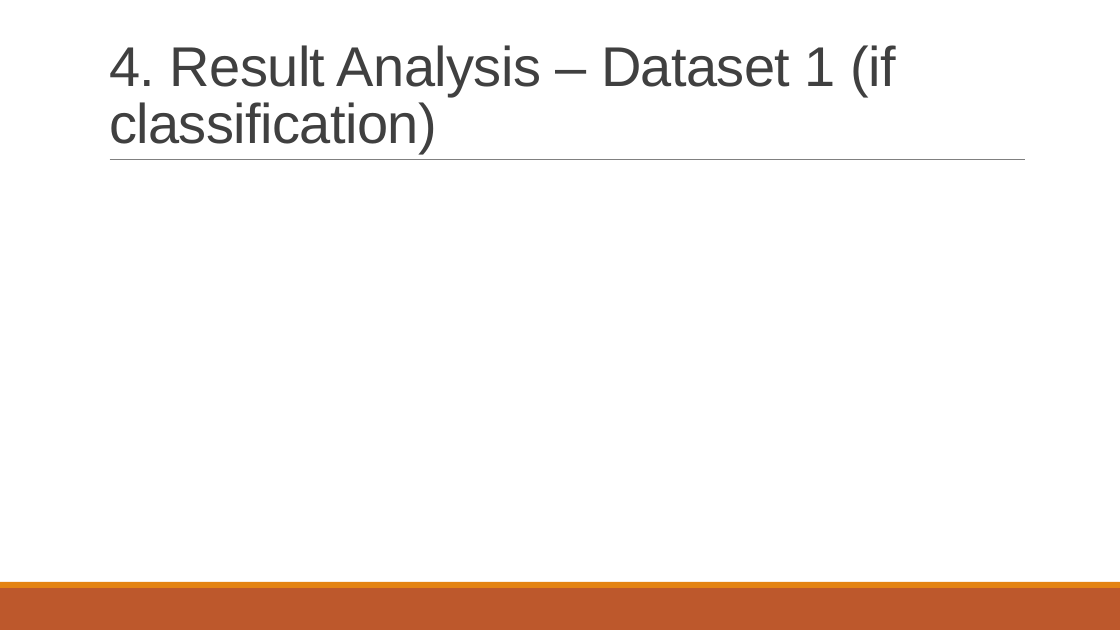
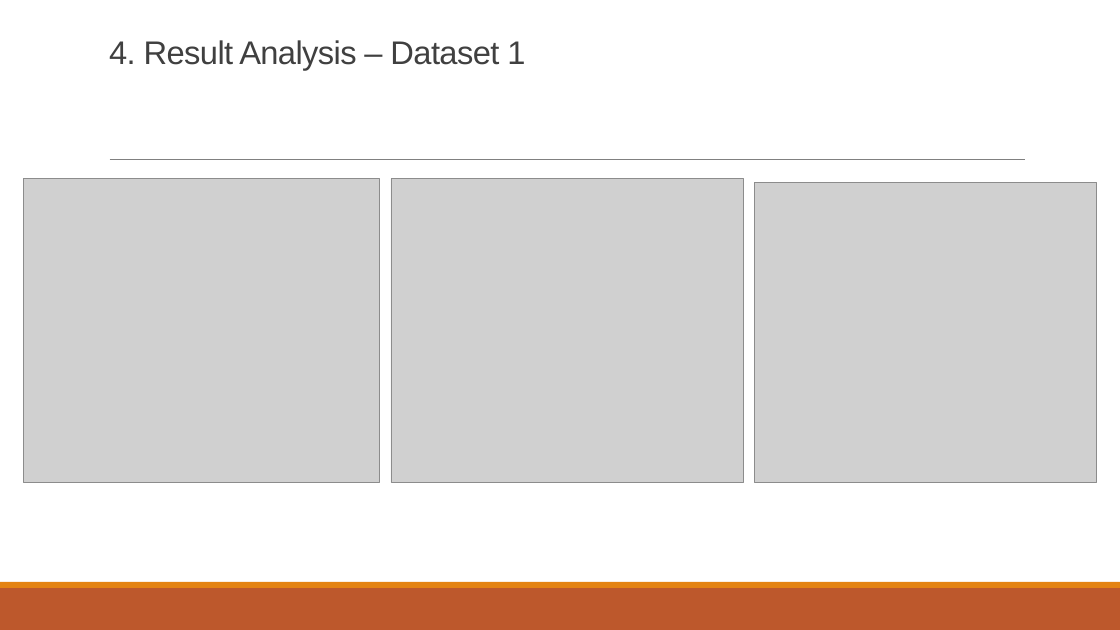
Before and after one commit to akay6483/mmml-ecommerce, a slide deck: slide 5 of docs/23CSE301_A8.pptx. Drawn at 1120x630 pixels with LibreOffice and Linux fonts; fonts in the diff are those of the drawing; grey boxes stand for pictures; background and template pictures are left out. Boxes give left, top, right and bottom in pixels: in the first picture for what was removed or moved away, otherwise in the second. Text is boxed around its words. In the diff, an @@ line names an element or a change of style, - is before the commit and + after.

Commit message:
added class graphs

```diff
--- a/docs/23CSE301_A8.pptx
+++ b/docs/23CSE301_A8.pptx
@@ title at (x1=109, y1=40, x2=525, y2=70): text changed; size 48 to 28 pt @@
-4. Result Analysis – Dataset 1 (if classification)
+4. Result Analysis – Dataset 1
@@ picture added at (x1=24, y1=179, x2=380, y2=482) @@
@@ picture added at (x1=392, y1=179, x2=744, y2=482) @@
@@ picture added at (x1=755, y1=182, x2=1096, y2=482) @@
```
Also in this commit, not shown: 1 other slide changed, 1 other file.
